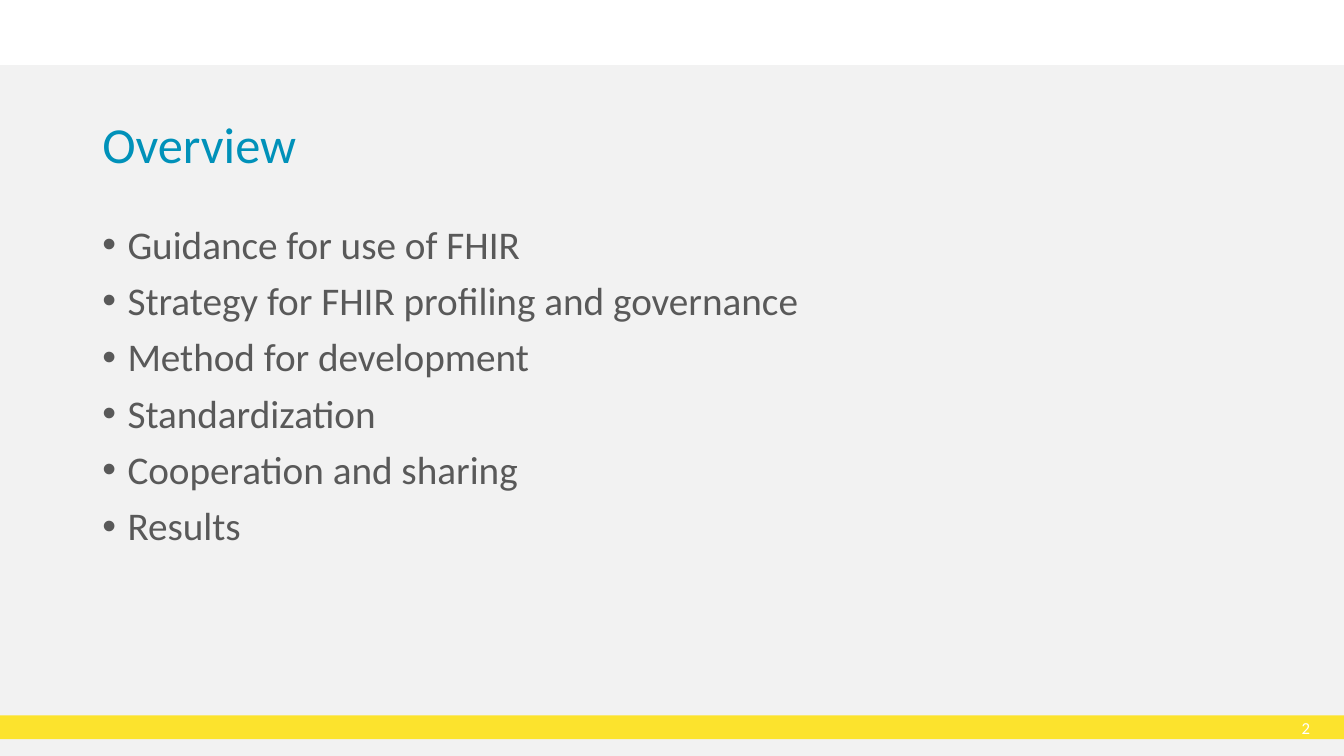
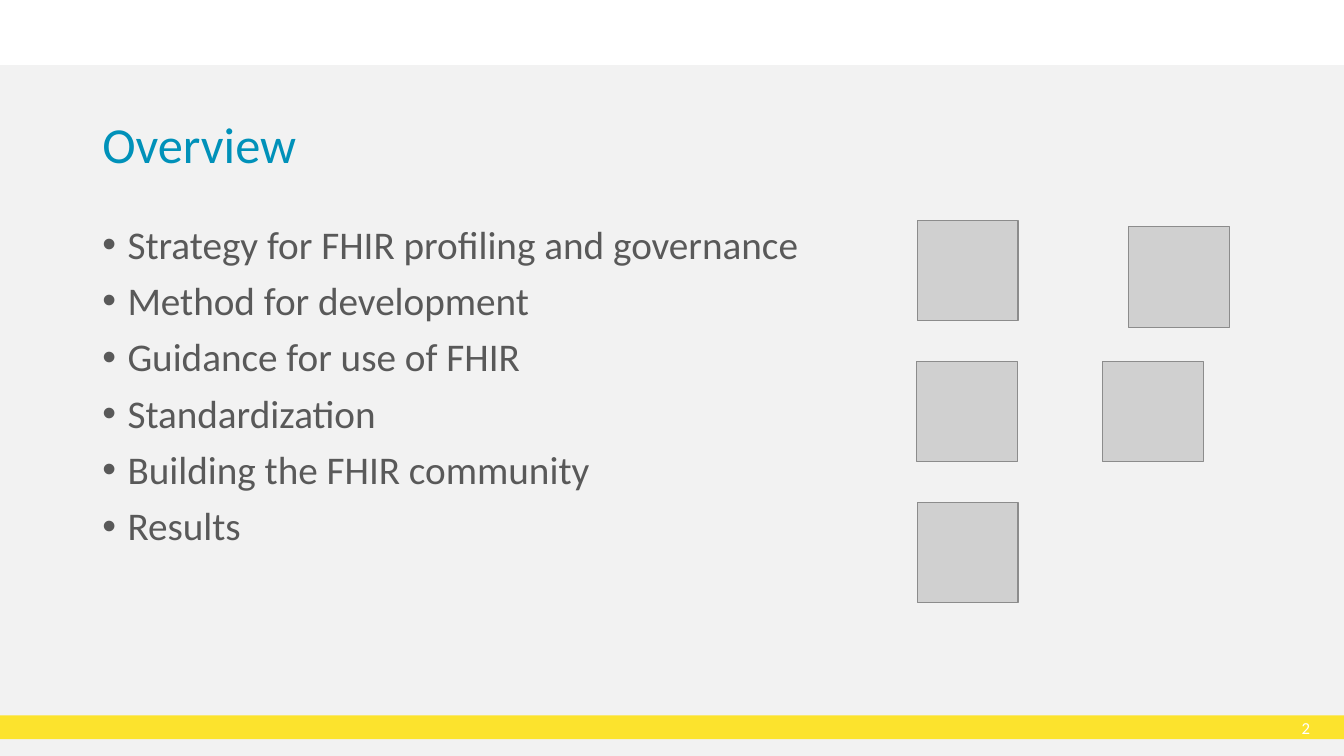
Before and after one commit to HL7Norway/best-practice, a slide deck: slide 3 of docs/presentasjoner/DD23_CT_230508_Thomas_Tveit_Rosenlund_FHIR-in-Norway.pptx. Drawn at 1344x756 pixels with LibreOffice and Linux fonts; fonts in the diff are those of the drawing; grey boxes stand for pictures; background and template pictures are left out. Boxes give left, top, right and bottom in pixels: in the first picture for what was removed or moved away, otherwise in the second. Text is boxed around its words. In the diff, an @@ line names an element or a change of style, - is before the commit and + after.

```diff
--- a/docs/presentasjoner/DD23_CT_230508_Thomas_Tveit_Rosenlund_FHIR-in-Norway.pptx
+++ b/docs/presentasjoner/DD23_CT_230508_Thomas_Tveit_Rosenlund_FHIR-in-Norway.pptx
@@ text at <box>128,232,519,259</box>: paragraph removed @@
-• Guidance for use of FHIR
@@ picture added at <box>918,220,1018,321</box> @@
@@ picture added at <box>1129,227,1230,328</box> @@
@@ text at <box>128,344,519,371</box>: paragraph added @@
+• Guidance for use of FHIR
@@ picture added at <box>917,361,1017,462</box> @@
@@ picture added at <box>1103,361,1204,462</box> @@
@@ text at <box>128,457,589,491</box>: text changed @@
-• Cooperation and sharing
+• Building the FHIR community
@@ picture added at <box>918,502,1018,603</box> @@
```
Also in this commit, not shown: 2 other slides changed, 1 slide added.
